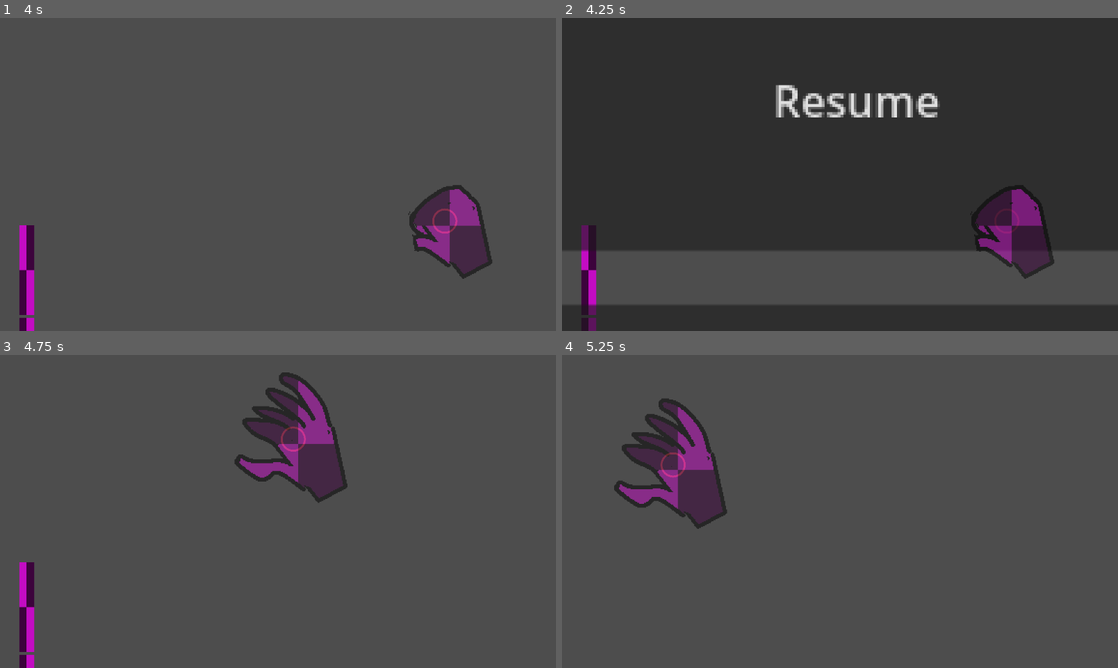
Above: before the commit, frames 1-4 (two rows, left to right).
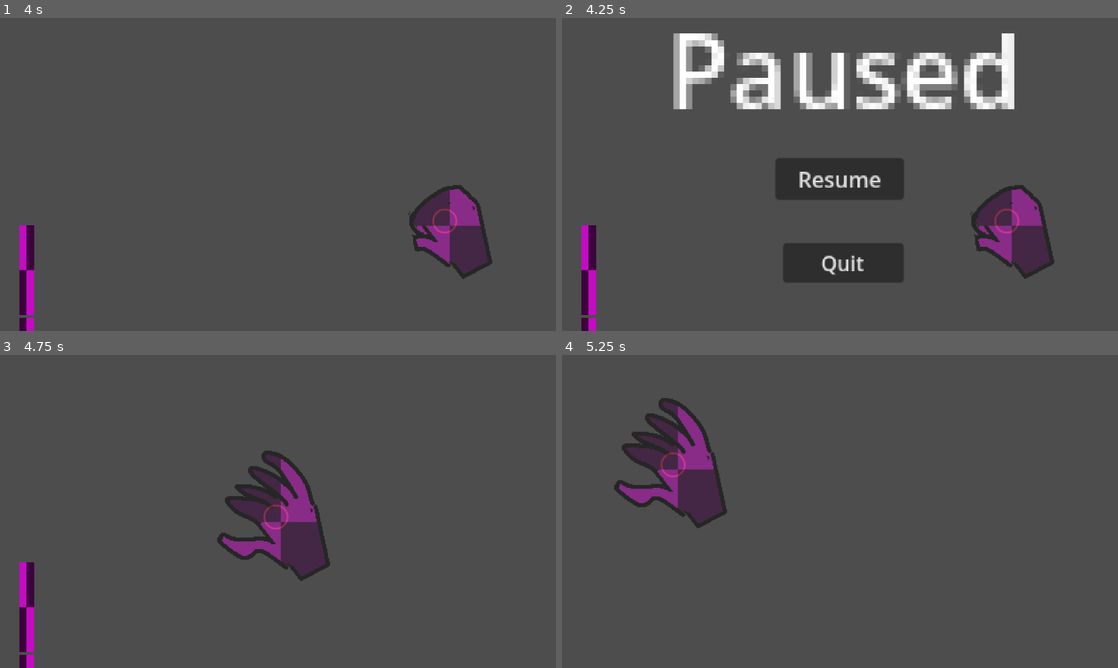
Above: after the commit, the same moments.

Repository: RedFoxLightning/OutsideTheBox
Game: Godot game, scene res://Scenes/MainScenes/main.tscn
Same seed, same stepped clock (60 frames per second), same inputs: the game is played once before the commit and once after it.
Inputs (mouse positions are in pixels of both pictures, inside the frame that each line leads up to):
- Up to frame 1 (4 s): tap Enter at 0.5, 2, 3.5 s; move the mouse to (400, 158) at 0.52 s; press the mouse at (400, 158) at 0.53 s; tap Space at 1.25, 2.75 s; move the mouse to (166, 190) at 1.27 s; release the mouse at (166, 190) at 1.28 s; tap Middle mouse button (Move) at 1.35, 2.85 s; move the mouse to (333, 105) at 2.02 s; press the mouse at (333, 105) at 2.03 s; move the mouse to (250, 237) at 2.77 s; release the mouse at (250, 237) at 2.78 s; move the mouse to (444, 221) at 3.52 s; press the mouse at (444, 221) at 3.53 s
- Up to frame 2 (4.25 s): tap Escape (Pause) at 4.15 s
- Up to frame 3 (4.75 s): release the mouse at (444, 558) at 4.25 s; click "Resume" at 4.25 s
- Up to frame 4 (5.25 s): tap Space at 5 s; move the mouse to (673, 464) at 5.02 s; tap Middle mouse button (Move) at 5.1 s

Frame 1 is identical in both runs. In frame 2, 78% of the frame differs, in the area x 0-100%, y 0-100%; in frame 3, 8.5%; in frame 4, 0.2%.

Commit message:
Fixed scaling of pause menu
Forgot to scale the pause menu down

Diff:
--- a/Scenes/MainScenes/pause_menu.tscn
+++ b/Scenes/MainScenes/pause_menu.tscn
@@ -14,12 +14,12 @@
 anchors_preset = 5
 anchor_left = 0.5
 anchor_right = 0.5
-offset_left = -48.25
-offset_top = -105.75
-offset_right = 8.75
-offset_bottom = -82.75
+offset_left = 100.25
+offset_top = 35.25
+offset_right = 157.25
+offset_bottom = 58.25
 grow_horizontal = 2
-scale = Vector2(6.5397515, 6.5397515)
+scale = Vector2(1.635, 1.635)
 text = "Paused"
 
 [node name="ResumeButton" type="Button" parent="MainPauseMenu" unique_id=42391053]
@@ -29,13 +29,13 @@
 anchor_top = 0.5
 anchor_right = 0.5
 anchor_bottom = 0.5
-offset_left = 15.749985
-offset_top = 24.0
-offset_right = 397.75
-offset_bottom = 134.5
+offset_left = 127.5
+offset_top = 77.25
+offset_right = 223.0
+offset_bottom = 108.25
 grow_horizontal = 2
 grow_vertical = 2
-scale = Vector2(0.6965856, 0.6965856)
+scale = Vector2(0.349, 0.349)
 text = "Resume"
 
 [node name="QuitButton" type="Button" parent="MainPauseMenu" unique_id=636954904]
@@ -45,13 +45,13 @@
 anchor_top = 0.5
 anchor_right = 0.5
 anchor_bottom = 0.5
-offset_left = 25.000015
-offset_top = 115.25
-offset_right = 403.0
-offset_bottom = 211.75
+offset_left = 129.5
+offset_top = 99.0
+offset_right = 224.0
+offset_bottom = 130.0
 grow_horizontal = 2
 grow_vertical = 2
-scale = Vector2(0.66092753, 0.66092753)
+scale = Vector2(0.331, 0.331)
 text = "Quit"
 
 [connection signal="button_up" from="MainPauseMenu/ResumeButton" to="." method="_on_resume_button_button_up"]
